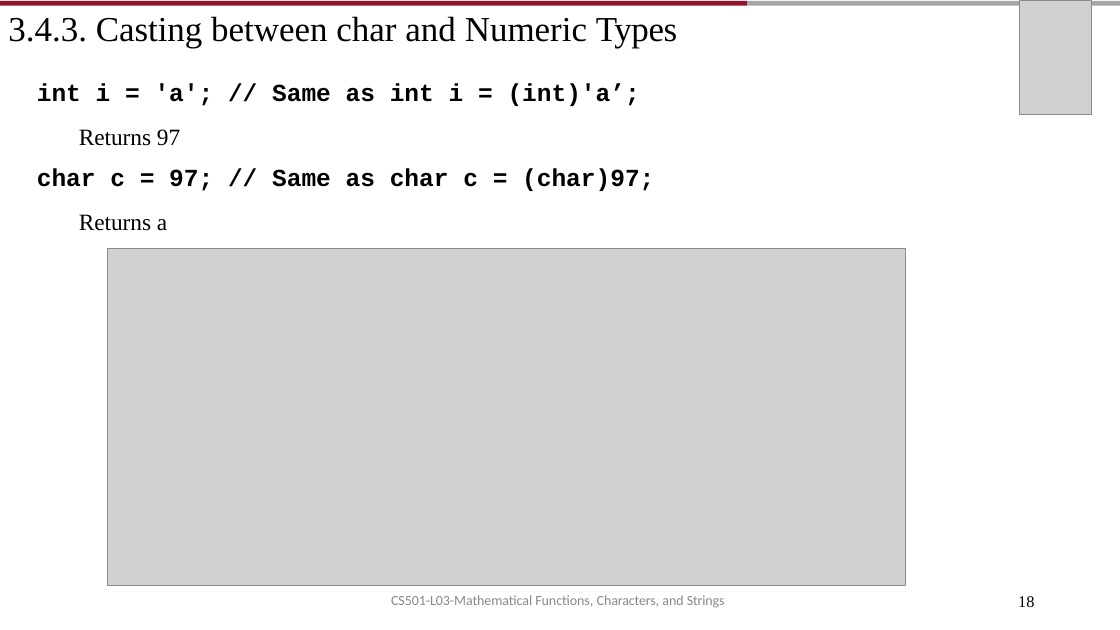
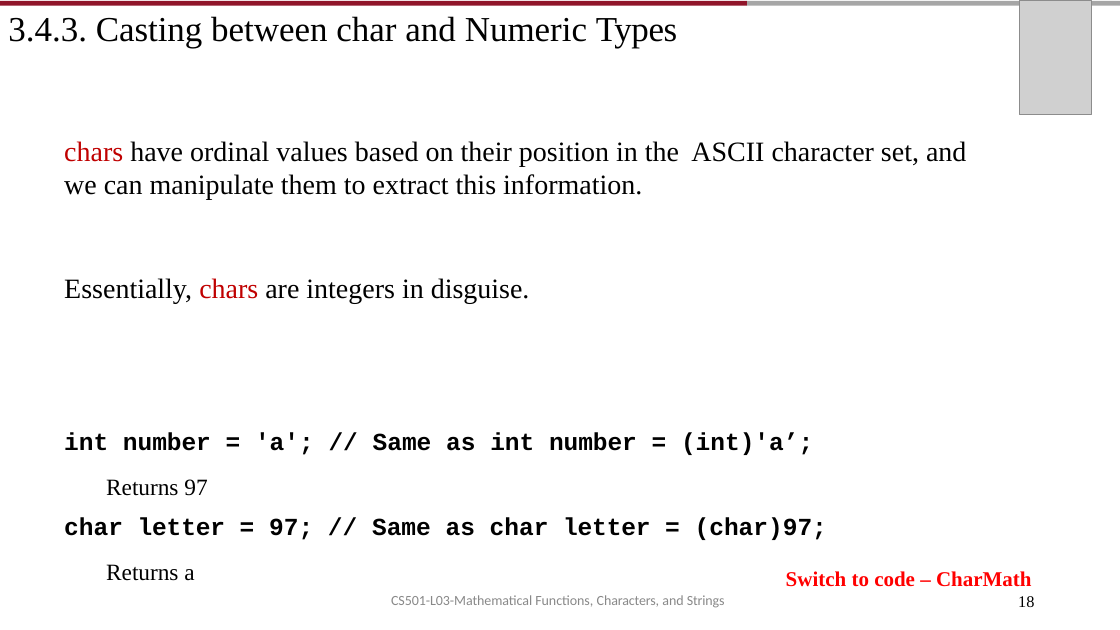
Before and after one commit to AughdonBreslin/CS501IntroToJava, a slide deck: slide 18 of Lectures/3_MathFunctions_Characters_Strings.pptx. Drawn at 1120x630 pixels with LibreOffice and Linux fonts; fonts in the diff are those of the drawing; grey boxes stand for pictures. Boxes give left, top, right and bottom in pixels: in the first picture for what was removed or moved away, otherwise in the second. Text is boxed around its words. In the diff, an @@ line names an element or a change of style, - is before the commit and + after.

```diff
--- a/Lectures/3_MathFunctions_Characters_Strings.pptx
+++ b/Lectures/3_MathFunctions_Characters_Strings.pptx
@@ text "chars have ordinal values based ...": place and size @@
-text "chars have ordinal values based ..." at (37, 83, 654, 231)
+text "chars have ordinal values based ..." at (64, 141, 966, 581)
@@ text at (64, 141, 966, 455): text changed; size 21 to 24 pt; font Courier New to Times New Roman; bold off @@
-int i = 'a'; // Same as int i = (int)'a’;
+chars have ordinal values based on their position in the ASCII character set, and we can manipulate them to extract this information.
+Essentially, chars are integers in disguise.
+int number = 'a'; // Same as int number = (int)'a’;
@@ picture removed at (108, 248, 906, 585) @@
@@ text at (64, 518, 827, 540): text changed @@
-char c = 97; // Same as char c = (char)97;
+char letter = 97; // Same as char letter = (char)97;
@@ text added at (786, 571, 1032, 587), 18 pt, text #FF0000, bold @@
+Switch to code – CharMath
```
Also in this commit, not shown: 6 other slides changed, 2 slides added, 40 other files.
